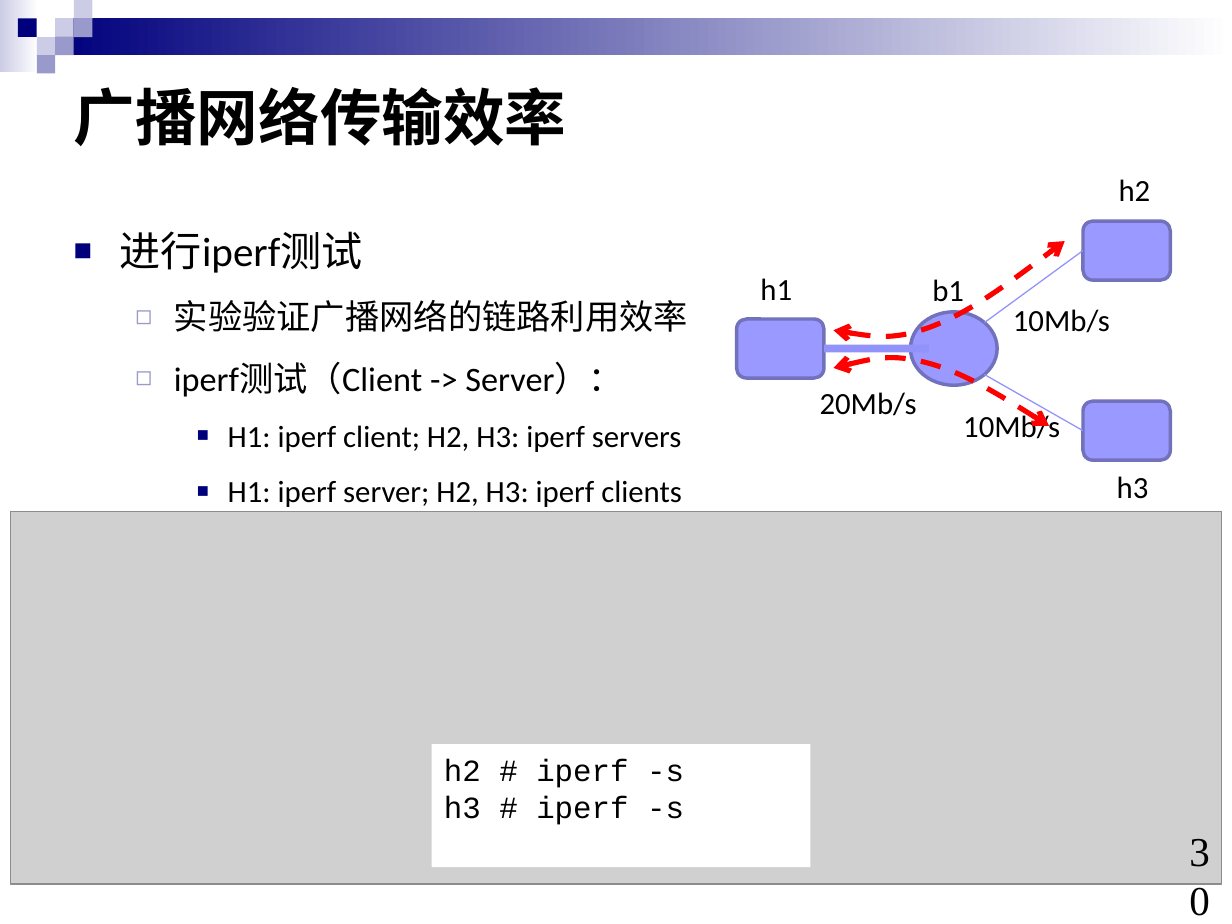
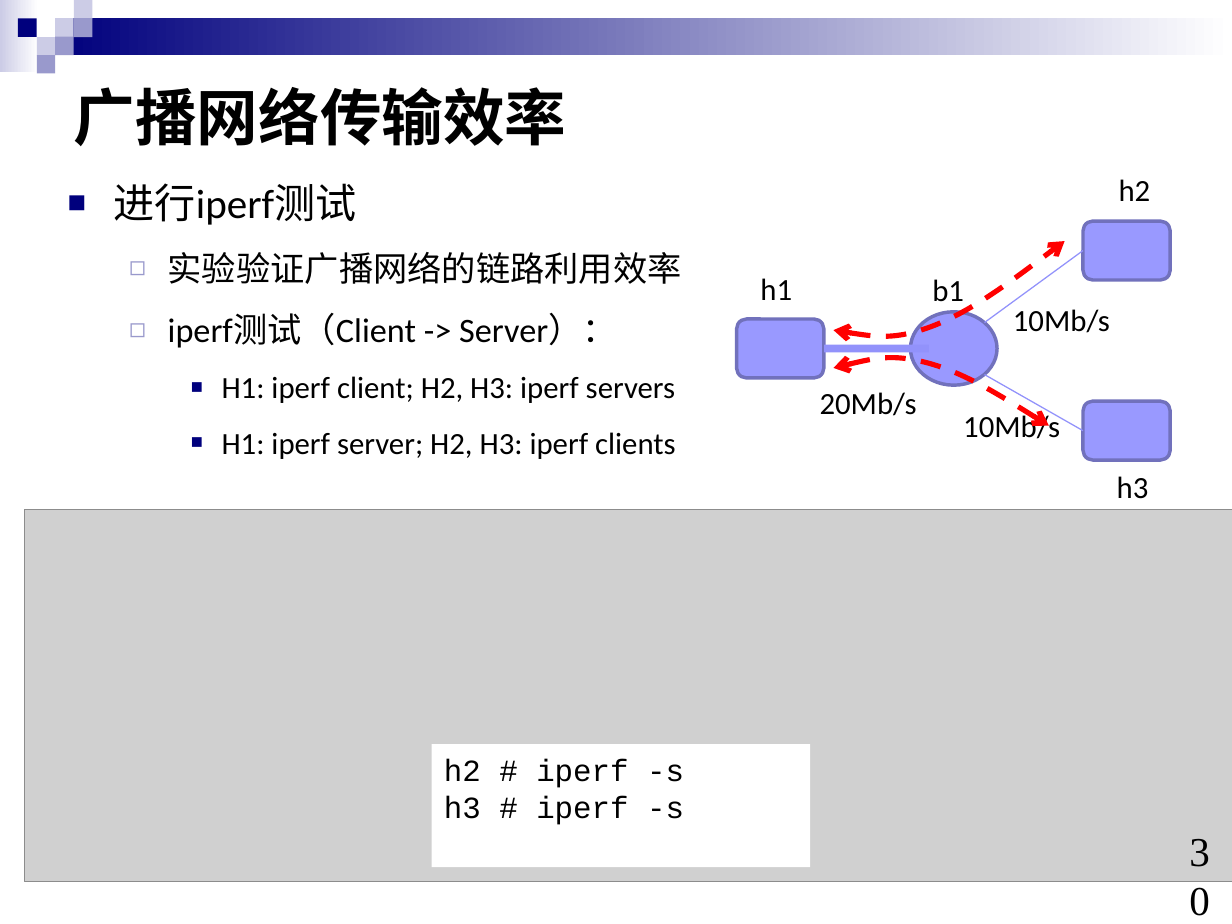
Before and after one commit to chen1287/compute-net, a slide deck: slide 30 of 实验1：交换机转发与生成树机制实验.pptx. Drawn at 1232x924 pixels with LibreOffice and Linux fonts; fonts in the diff are those of the drawing; grey boxes stand for pictures. Boxes give left, top, right and bottom in pixels: in the first picture for what was removed or moved away, otherwise in the second. Text is boxed around its words. In the diff, an @@ line names an element or a change of style, - is before the commit and + after.

```diff
--- a/实验1：交换机转发与生成树机制实验.pptx
+++ b/实验1：交换机转发与生成树机制实验.pptx
@@ text "进行iperf测试": place and size @@
-text "进行iperf测试" at <box>120,231,688,507</box>
+text "进行iperf测试" at <box>114,183,682,459</box>
@@ picture: place and size @@
-picture at <box>10,511,1221,883</box>
+picture at <box>25,509,1232,881</box>
```
Also in this commit, not shown: 27 other slides changed, 30 other files.
